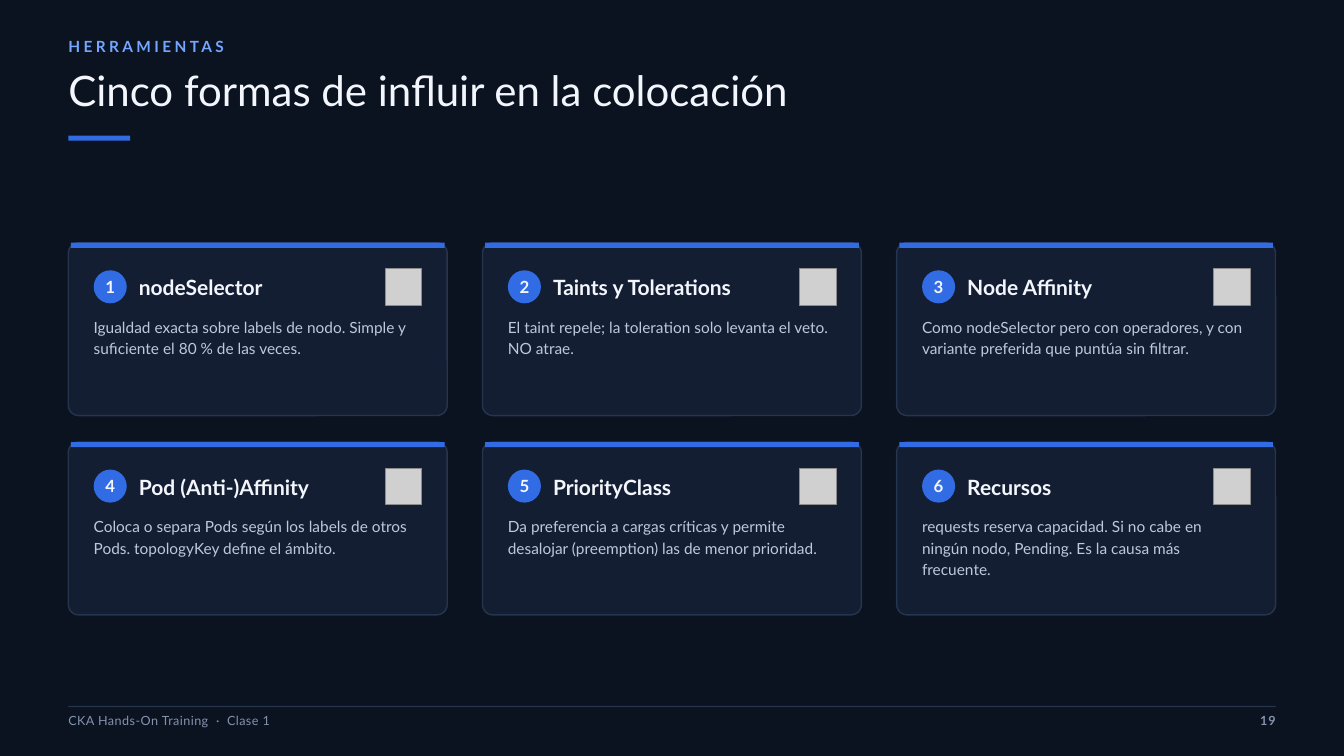
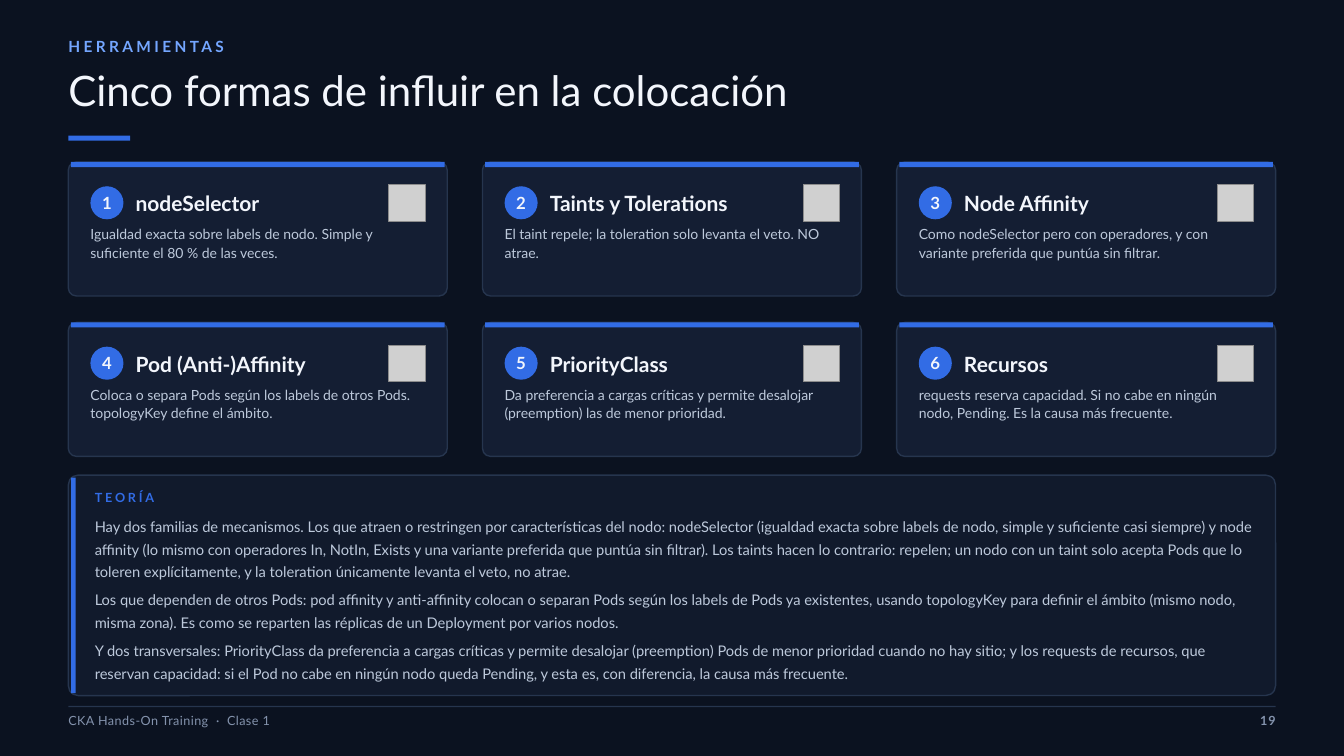
Before and after one commit to brettsacuna/CKA-TRAINING, a slide deck: slide 19 of CLASE-01/01-CLASE-01-CKA.pptx. Drawn at 1344x756 pixels with LibreOffice and Linux fonts; fonts in the diff are those of the drawing; grey boxes stand for pictures. Boxes give left, top, right and bottom in pixels: in the first picture for what was removed or moved away, otherwise in the second. Text is boxed around its words. In the diff, an @@ line names an element or a change of style, - is before the commit and + after.

```diff
--- a/CLASE-01/01-CLASE-01-CKA.pptx
+++ b/CLASE-01/01-CLASE-01-CKA.pptx
@@ rounded rectangle: place and size @@
-rounded rectangle at (69,243,448,415)
+rounded rectangle at (69,162,448,296)
@@ rounded rectangle: place and size @@
-rounded rectangle at (483,243,862,415)
+rounded rectangle at (483,162,862,296)
@@ rounded rectangle: place and size @@
-rounded rectangle at (897,243,1276,415)
+rounded rectangle at (897,162,1276,296)
@@ 3 rectangles: place and size @@
-3 rectangles at (71,243,1273,248)
+3 rectangles at (71,162,1273,167)
@@ text "Taints y Tolerations": place and size @@
-text "Taints y Tolerations" at (553,279,731,299)
+text "Taints y Tolerations" at (550,195,727,215)
@@ 3 ellipses, 2 texts: place and size @@
-3 ellipses, 2 texts at (94,270,1093,303)
+3 ellipses, 2 texts at (91,187,1089,220)
@@ 3 pictures: place and size @@
-3 pictures at (385,269,1250,306)
+3 pictures at (389,185,1254,221)
@@ text "Igualdad exacta sobre labels de ...": place and size @@
-text "Igualdad exacta sobre labels de ..." at (94,321,406,354)
+text "Igualdad exacta sobre labels de ..." at (90,228,373,258)
@@ text "El taint repele; la toleration ...": place and size @@
-text "El taint repele; la toleration ..." at (508,321,828,354)
+text "El taint repele; la toleration ..." at (505,228,819,258)
@@ text "Como nodeSelector pero con operadores, ...": place and size @@
-text "Como nodeSelector pero con operadores, ..." at (922,321,1243,357)
+text "Como nodeSelector pero con operadores, ..." at (919,228,1208,261)
@@ rounded rectangle: place and size @@
-rounded rectangle at (69,443,448,615)
+rounded rectangle at (69,323,448,457)
@@ rounded rectangle: place and size @@
-rounded rectangle at (483,443,862,615)
+rounded rectangle at (483,323,862,457)
@@ rounded rectangle: place and size @@
-rounded rectangle at (897,443,1276,615)
+rounded rectangle at (897,323,1276,457)
@@ 3 rectangles: place and size @@
-3 rectangles at (71,443,1273,448)
+3 rectangles at (71,323,1273,328)
@@ text "PriorityClass": place and size @@
-text "PriorityClass" at (553,479,671,499)
+text "PriorityClass" at (550,356,668,376)
@@ 3 ellipses, 2 texts: place and size @@
-3 ellipses, 2 texts at (94,470,1051,503)
+3 ellipses, 2 texts at (91,347,1048,380)
@@ 3 pictures: place and size @@
-3 pictures at (385,468,1250,504)
+3 pictures at (389,345,1254,381)
@@ text "Coloca o separa Pods según ...": place and size @@
-text "Coloca o separa Pods según ..." at (94,520,407,557)
+text "Coloca o separa Pods según ..." at (90,389,410,421)
@@ text "Da preferencia a cargas críticas ...": place and size @@
-text "Da preferencia a cargas críticas ..." at (508,521,817,557)
+text "Da preferencia a cargas críticas ..." at (505,389,814,421)
@@ size 11 to 10 pt; line spacing 1.18 to 1.12 in 6 elements at (90,228,373,258), (505,228,819,258), (919,228,1208,261), (90,389,410,421), (505,389,814,421), (919,389,1217,421) @@
@@ text "requests reserva capacidad. Si no ...": place and size @@
-text "requests reserva capacidad. Si no ..." at (922,520,1202,575)
+text "requests reserva capacidad. Si no ..." at (919,389,1217,421)
@@ rounded rectangle added at (69,475,1276,696), fill #111A2C, outline #26354E 1 pt @@
@@ rectangle added at (72,478,76,694), fill #326CE5 @@
@@ text added at (95,491,1252,682), 10.5 pt, text #BDC9DB @@
+TEORÍA
+Hay dos familias de mecanismos. Los que atraen o restringen por características del nodo: nodeSelector (igualdad exacta sobre labels de nodo, simple y suficiente casi siempre) y node affinity (lo mismo con operadores In, NotIn, Exists y una variante preferida que puntúa sin filtrar). Los taints hacen lo contrario: repelen; un nodo con un taint solo acepta Pods que lo toleren explícitamente, y la toleration únicamente levanta el veto, no atrae.
+Los que dependen de otros Pods: pod affinity y anti-affinity colocan o separan Pods según los labels de Pods ya existentes, usando topologyKey para definir el ámbito (mismo nodo, misma zona). Es como se reparten las réplicas de un Deployment por varios nodos.
+Y dos transversales: PriorityClass da preferencia a cargas críticas y permite desalojar (preemption) Pods de menor prioridad cuando no hay sitio; y los requests de recursos, que reservan capacidad: si el Pod no cabe en ningún nodo queda Pending, y esta es, con diferencia, la causa más frecuente.
```
Also in this commit, not shown: 9 other slides changed, 14 other files.
